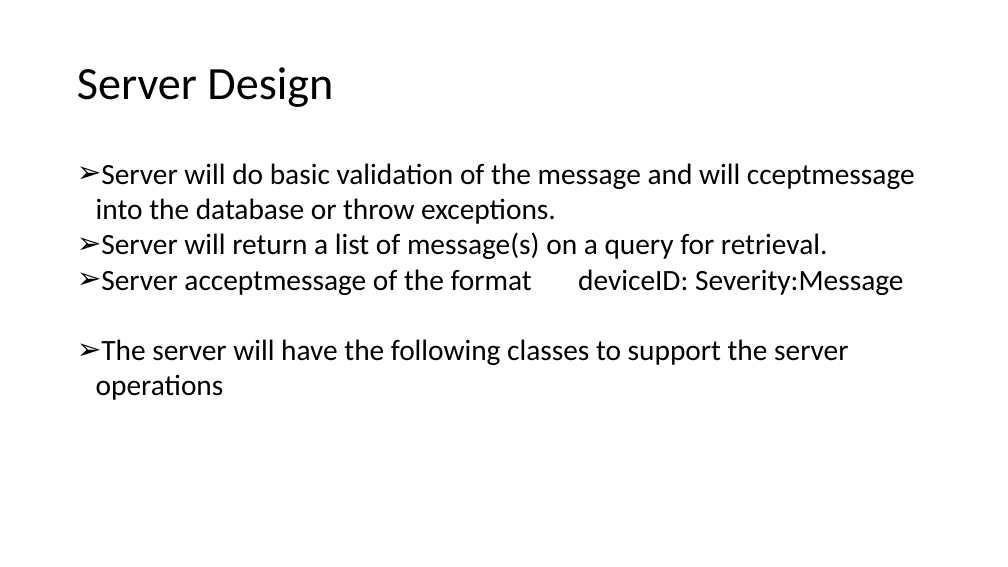
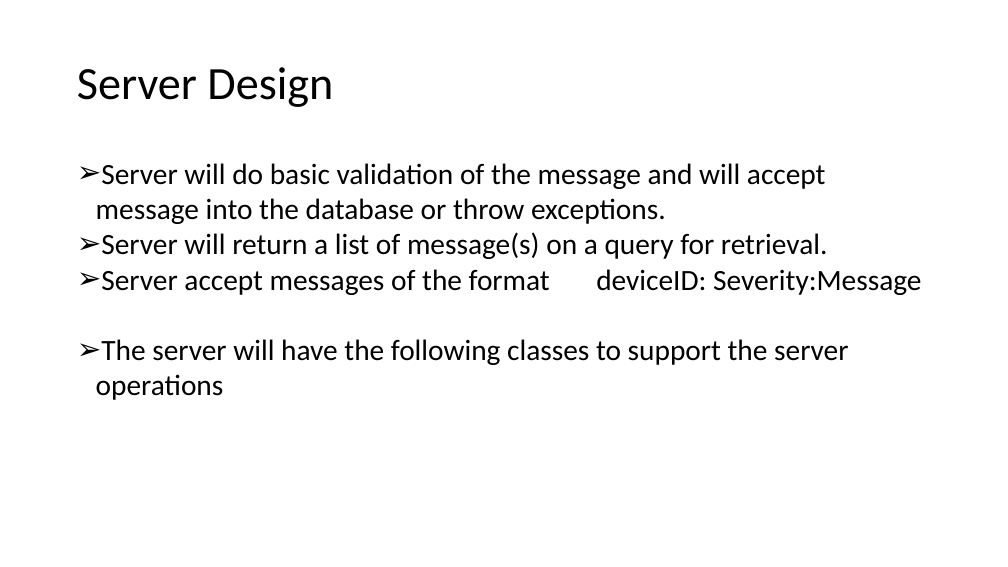
Before and after one commit to ritmehra/DeviceManager, a slide deck: slide 5 of DeviceManager/CMAD_prezo.pptx. Drawn at 1008x567 pixels with LibreOffice and Linux fonts; fonts in the diff are those of the drawing. Boxes give left, top, right and bottom in pixels: in the first picture for what was removed or moved away, otherwise in the second. Text is boxed around its words. In the diff, an @@ line names an element or a change of style, - is before the commit and + after.

```diff
--- a/DeviceManager/CMAD_prezo.pptx
+++ b/DeviceManager/CMAD_prezo.pptx
@@ text at (x1=96, y1=163, x2=826, y2=224): text changed @@
-➢ Server will do basic validation of the message and will cceptmessage into the database or throw exceptions.
+➢ Server will do basic validation of the message and will accept message into the database or throw exceptions.
@@ text at (x1=101, y1=269, x2=921, y2=295): text changed @@
-➢ Server acceptmessage of the format deviceID: Severity:Message
+➢ Server accept messages of the format deviceID: Severity:Message
```
Also in this commit, not shown: 2 other slides changed, 1 other file.
